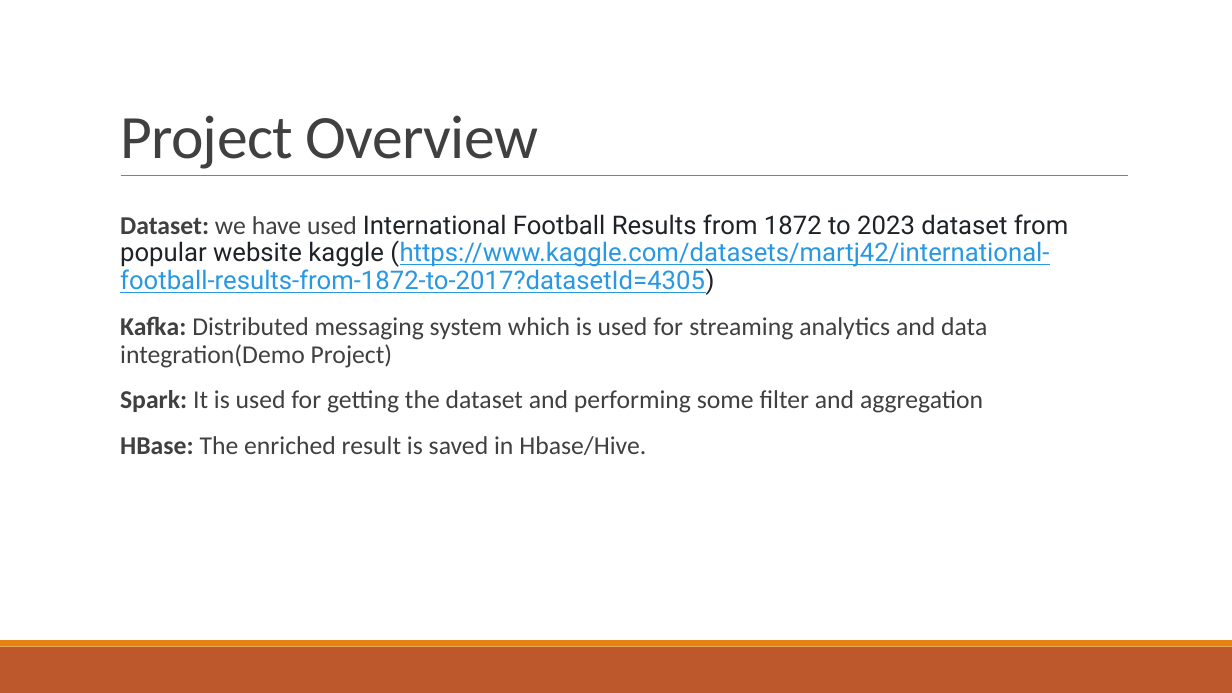
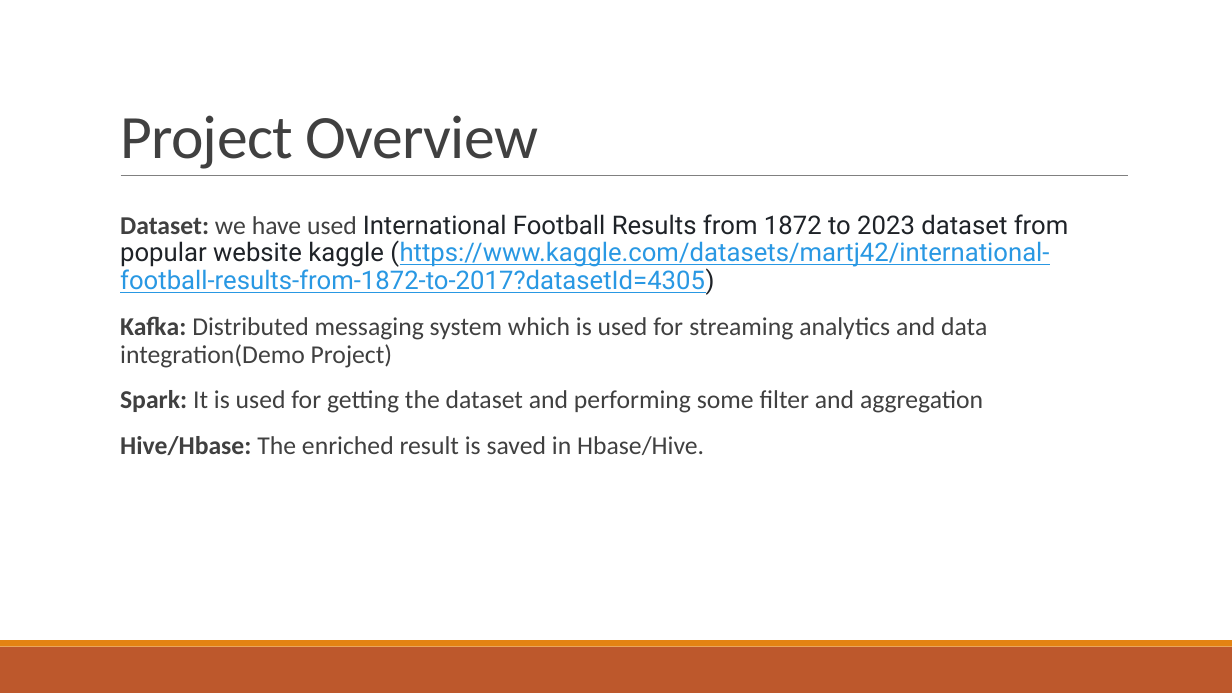
Before and after one commit to pbudhathoki/CS523-BDT-SoccorAnalyser, a slide deck: slide 2 of Final Project-SoccorAnalyser-Group4.pptx. Drawn at 1232x693 pixels with LibreOffice and Linux fonts; fonts in the diff are those of the drawing. Boxes give left, top, right and bottom in pixels: in the first picture for what was removed or moved away, otherwise in the second. Text is boxed around its words. In the diff, an @@ line names an element or a change of style, - is before the commit and + after.

Commit message:
Project presentation file modification

```diff
--- a/Final Project-SoccorAnalyser-Group4.pptx
+++ b/Final Project-SoccorAnalyser-Group4.pptx
@@ text at (x1=120, y1=436, x2=704, y2=455): text changed @@
-  HBase: The enriched result is saved in Hbase/Hive.
+  Hive/Hbase: The enriched result is saved in Hbase/Hive.
```
Also in this commit, not shown: 3 other slides changed, 2 slides added, 3 slides removed.
